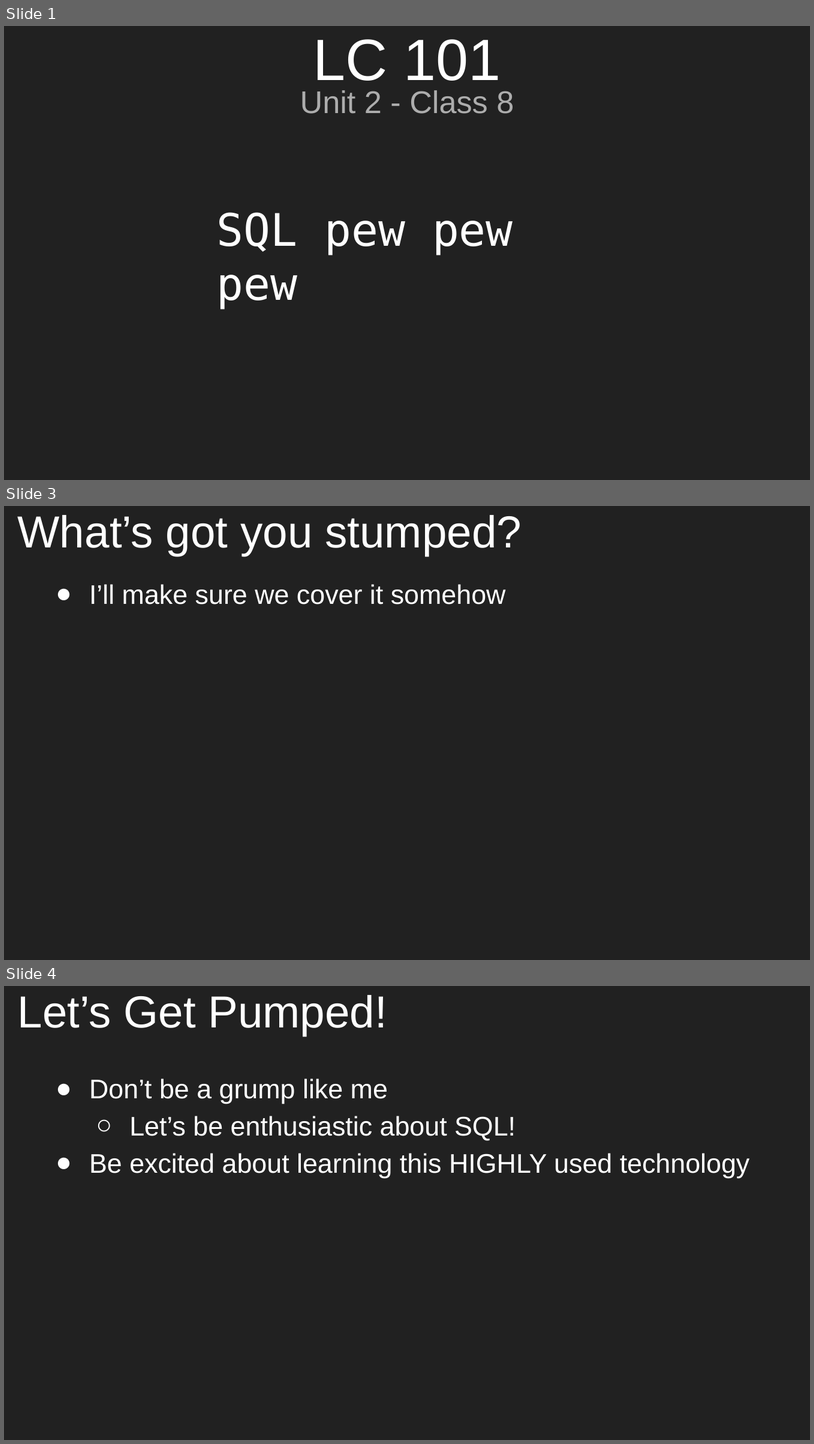
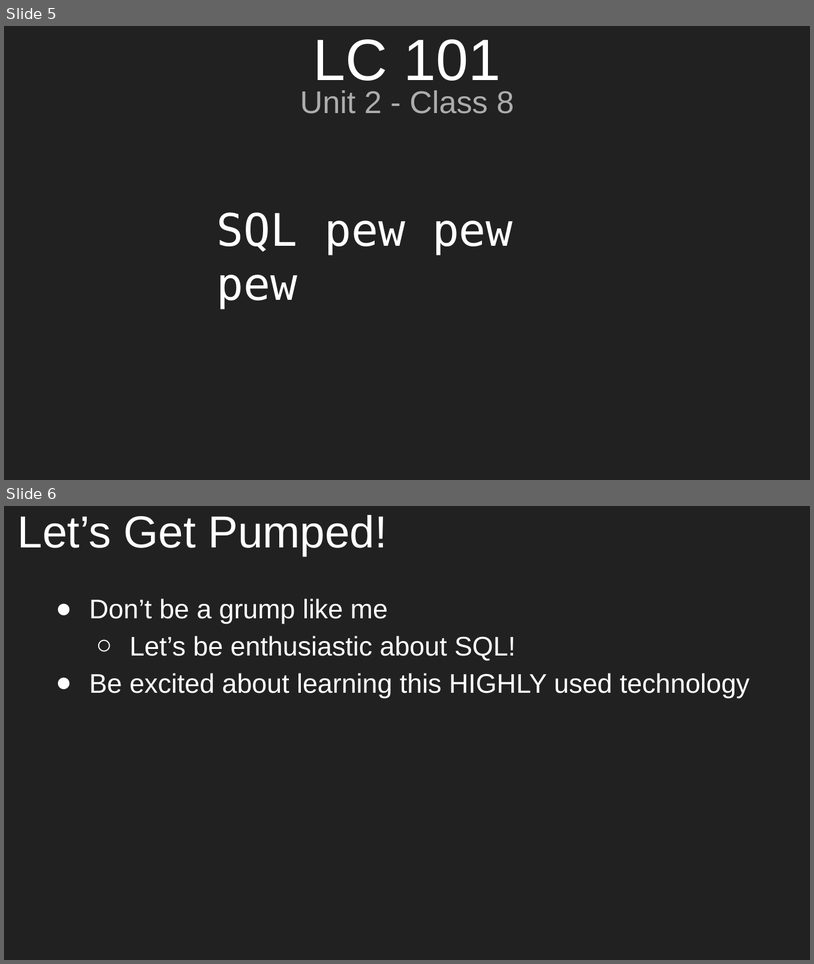
Before and after one commit to aleesham/lc101-unit2, a slide deck: slides/Unit 2 - LC 101 - Class 8.pptx. Shown one above the other, each under a label of ours: slides 1, 3 and 4 before the commit, slides 5 and 6 after it; the slides between them are not shown. The pictures are 814x1444 and 814x964 pixels, drawn with LibreOffice and Linux fonts; fonts in the diff are those of the drawing. Boxes give left, top, right and bottom in pixels: in the first picture for what was removed or moved away, otherwise in the second. Text is boxed around its words. In the diff, an @@ line names an element or a change of style, - is before the commit and + after.

```diff
--- a/slides/Unit 2 - LC 101 - Class 8.pptx
+++ b/slides/Unit 2 - LC 101 - Class 8.pptx
@@ slide 3 removed at bbox=[4, 506, 810, 960], background #212121 @@
@@ title removed at bbox=[18, 515, 522, 556] @@
-What’s got you stumped?
@@ text removed at bbox=[89, 584, 506, 604] @@
-● I’ll make sure we cover it somehow
@@ what was slide 1 is now slide 5 @@
@@ what was slide 4 is now slide 6 @@
```
Also in this commit, not shown: 7 slides added, 6 other slides removed, 1 other file.
